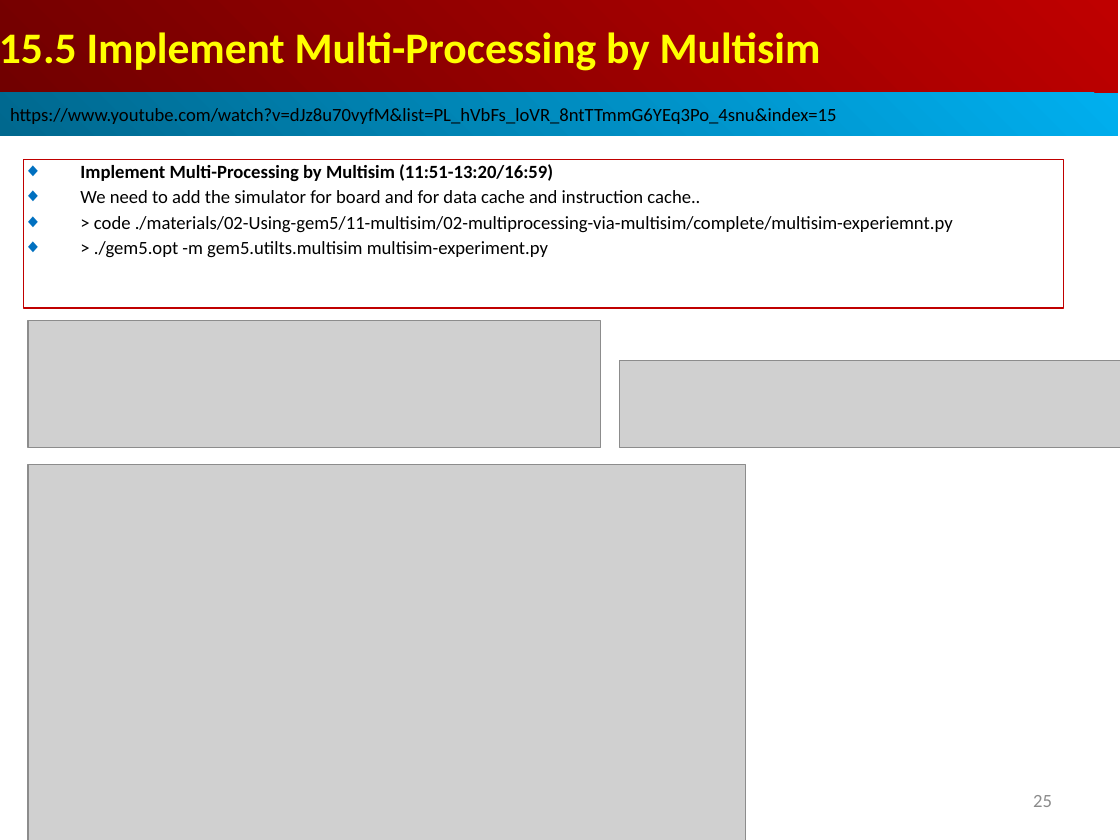
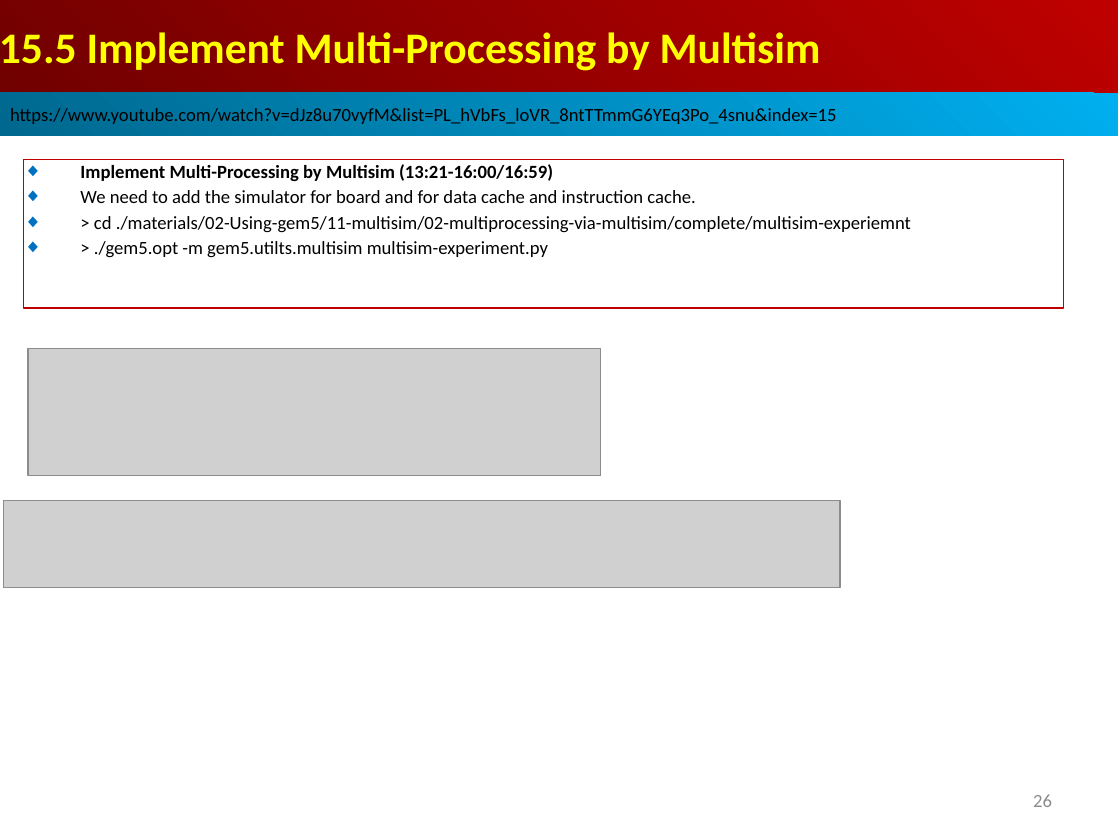
Before and after one commit to peterhchen/AIU_CS850_Gem5_McPAT, a slide deck: slide 26 of 050_Gem5/015.MultiSim/000_Video/015.MultiSim.ppt (slide 25 before the commit). Drawn at 1120x840 pixels with LibreOffice and Linux fonts; fonts in the diff are those of the drawing; grey boxes stand for pictures. Boxes give left, top, right and bottom in pixels: in the first picture for what was removed or moved away, otherwise in the second. Text is boxed around its words. In the diff, an @@ line names an element or a change of style, - is before the commit and + after.

```diff
--- a/050_Gem5/015.MultiSim/000_Video/015.MultiSim.ppt
+++ b/050_Gem5/015.MultiSim/000_Video/015.MultiSim.ppt
@@ text in rectangle at (80,164,911,233): text changed @@
-◆ Implement Multi-Processing by Multisim (11:51-13:20/16:59)
-◆ We need to add the simulator for board and for data cache and instruction cache..
-◆ > code ./materials/02-Using-gem5/11-multisim/02-multiprocessing-via-multisim/complete/multisim-experiemnt.py
+◆ Implement Multi-Processing by Multisim (13:21-16:00/16:59)
+◆ We need to add the simulator for board and for data cache and instruction cache.
+◆ > cd ./materials/02-Using-gem5/11-multisim/02-multiprocessing-via-multisim/complete/multisim-experiemnt
@@ picture: place and size @@
-picture at (28,320,600,448)
+picture at (28,348,600,476)
@@ picture removed at (619,361,1120,448) @@
@@ picture: place and size @@
-picture at (28,465,746,840)
+picture at (3,501,840,588)
@@ page number at (1033,794,1052,807): text changed @@
-25
+26
```
Also in this commit, not shown: 2 other slides changed, 4 slides added.
